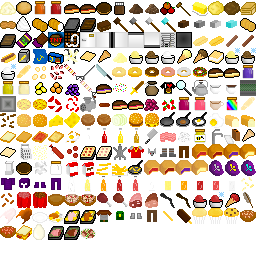
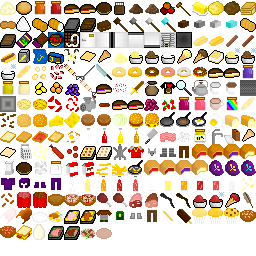
Layered file, before and after one edit (256 × 256). Changes by layer:
moved "Pasted Layer #114" above "Pasted Layer #98", painted on it over [96, 101, 224, 239]
moved "Pasted Layer #98" above "Pasted Layer #245", painted on it over [210, 85, 236, 110]
added layer "Pasted Layer #245" above "Pasted Layer #99" over [226, 82, 237, 91]
moved "Pasted Layer #99" above "Pasted Layer #244", painted on it over [210, 82, 221, 91]
